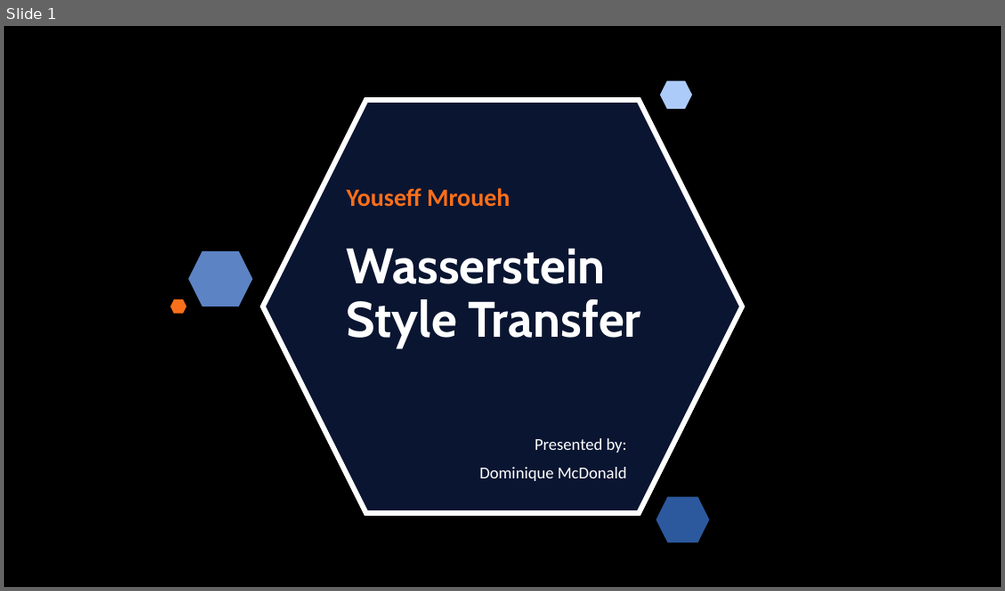
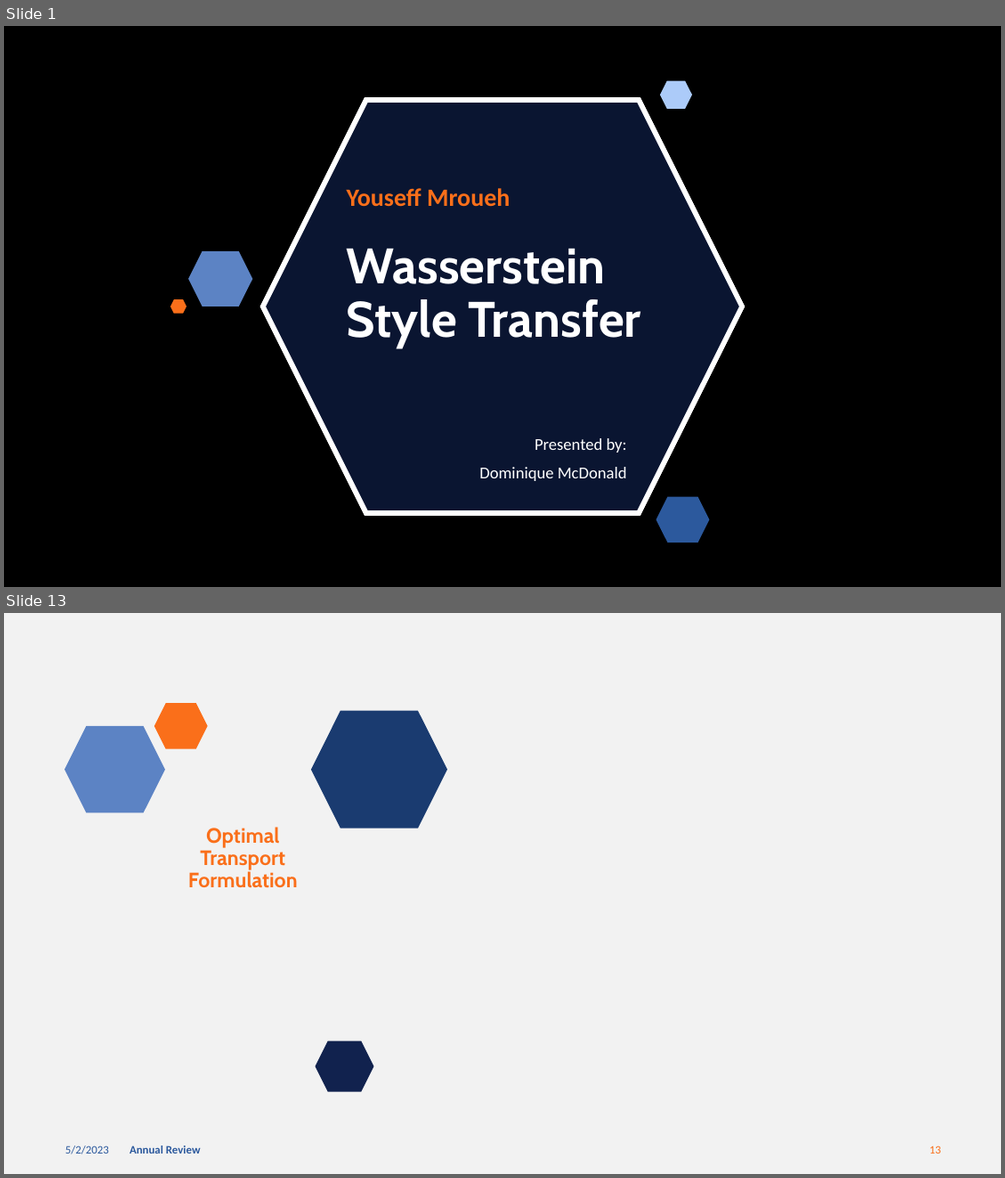
Before and after one commit to dominiquemcdonald14/McDonald_Thesis2023, a slide deck: mcdonald_materials/Wasserstein_Style­_Transfer_Presentation.pptx. Shown one above the other, each under a label of ours: slide 1 before the commit, slides 1 and 13 after it; the slides between them are not shown. The pictures are 1005x591 and 1005x1178 pixels, drawn with LibreOffice and Linux fonts; fonts in the diff are those of the drawing; grey boxes stand for pictures; background and template pictures are left out. Boxes give left, top, right and bottom in pixels: in the first picture for what was removed or moved away, otherwise in the second. Text is boxed around its words. In the diff, an @@ line names an element or a change of style, - is before the commit and + after.

```diff
--- a/mcdonald_materials/Wasserstein_Style­_Transfer_Presentation.pptx
+++ b/mcdonald_materials/Wasserstein_Style­_Transfer_Presentation.pptx
@@ slide 13 added at (4, 613, 1001, 1174), background #F2F2F2 @@
@@ hexagon added at (154, 703, 208, 748), fill #FA6F1A @@
@@ hexagon added at (311, 711, 447, 828), fill #1A3B70 @@
@@ hexagon added at (65, 726, 165, 812), fill #5C83C4 @@
@@ text added at (188, 827, 298, 888), 20 pt, text #FA6F1A, bold @@
+Optimal Transport Formulation
@@ hexagon added at (316, 1041, 374, 1092), fill #11224E @@
@@ text added at (65, 1145, 109, 1154), 11 pt, text #2C599D @@
+5/2/2023
@@ text added at (129, 1145, 201, 1153), 11 pt, text #2C599D, bold @@
+Annual Review
@@ page number added at (930, 1145, 941, 1153), 11 pt, text #FA6F1A @@
+13
```
Also in this commit, not shown: 3 slides changed, 13 other slides added, 26 other files.
